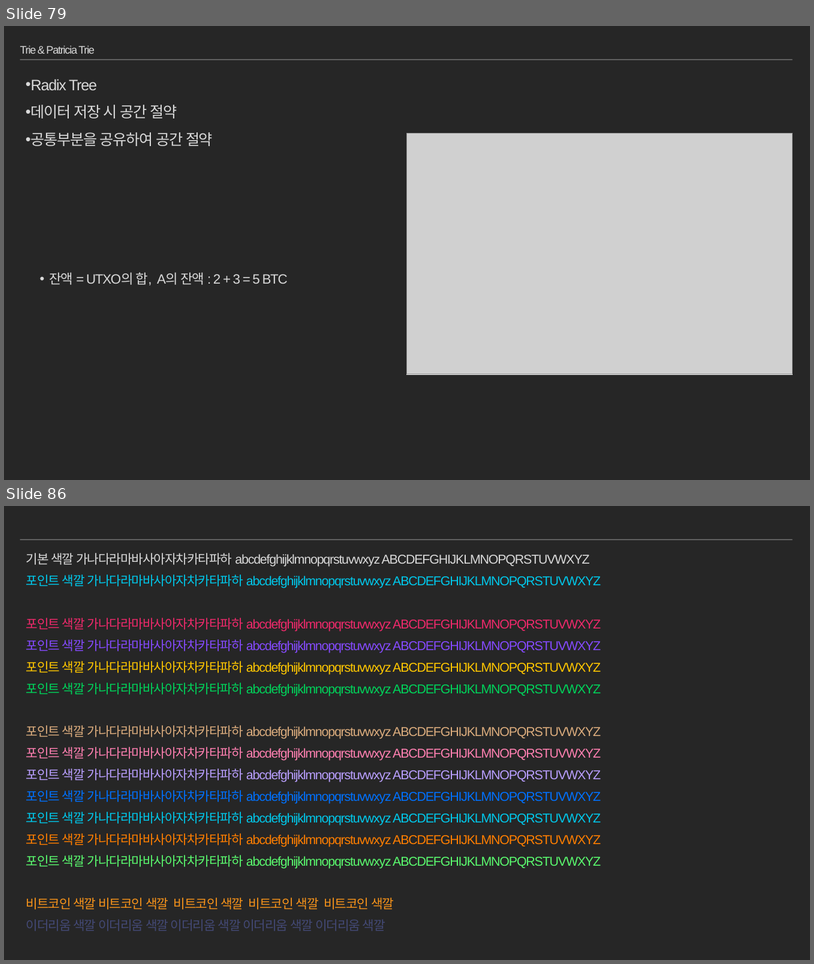
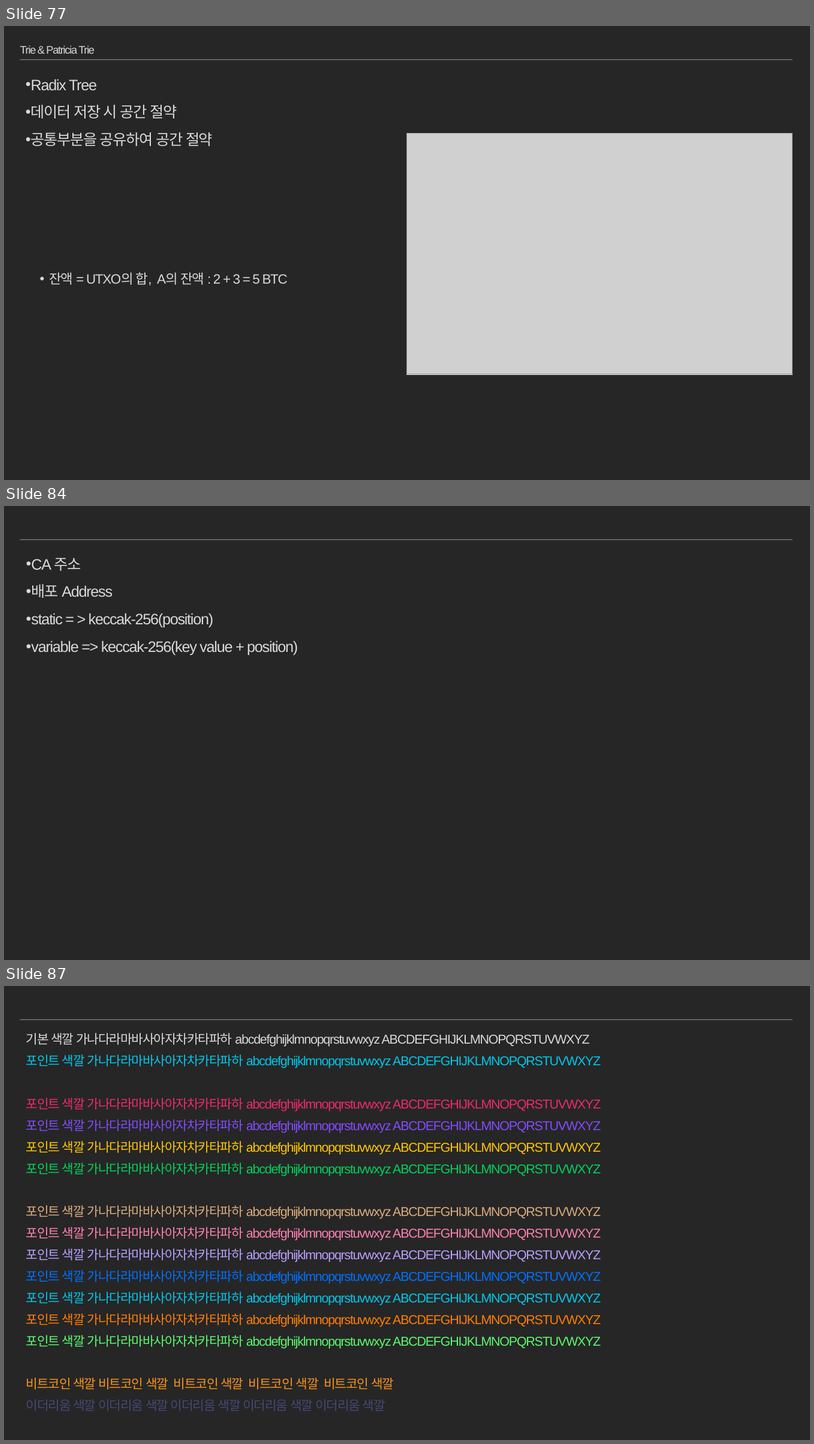
Before and after one commit to moss0801/blockchain-doc, a slide deck: General/Blockchain Part2.pptx. Shown one above the other, each under a label of ours: slides 79 and 86 before the commit, slides 77, 84 and 87 after it; the slides between them are not shown. The pictures are 814x964 and 814x1444 pixels, drawn with LibreOffice and Linux fonts; fonts in the diff are those of the drawing; grey boxes stand for pictures. Boxes give left, top, right and bottom in pixels: in the first picture for what was removed or moved away, otherwise in the second. Text is boxed around its words. In the diff, an @@ line names an element or a change of style, - is before the commit and + after.

```diff
--- a/General/Blockchain Part2.pptx
+++ b/General/Blockchain Part2.pptx
@@ slide 84 added at [4, 506, 810, 960], background #262626; not listed: 1 template element that a slide beside it also shows @@
@@ text added at [26, 558, 298, 655], 18 pt, text #D9D9D9 @@
+• CA 주소
+• 배포 Address
+• static = > keccak-256(position)
+• variable => keccak-256(key value + position)
@@ what was slide 79 is now slide 77 @@
@@ what was slide 86 is now slide 87 @@
```
Also in this commit, not shown: 6 slides changed, 7 other slides added, 7 slides removed, 1 other file.
